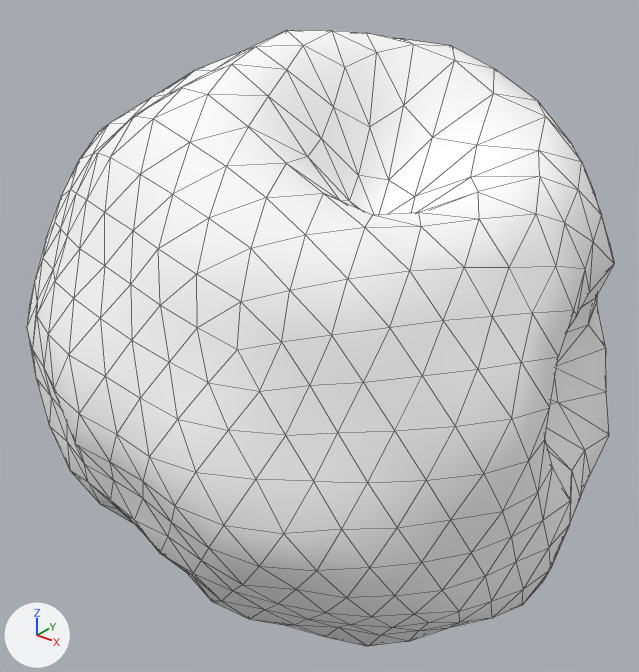
Before and after pictures for a commit that changed the glTF model assets/asteroids/asteroid_med_06.glb.
Camera for both pictures: a 50 mm camera at (1.338, -1.77, 1.16) aimed at (-0.068, -0.012, 0.07). Arrows for +X, +Y and +Z are at lower left; the lights stay in place. The first picture is the older version. Mesh edges are drawn as thin lines. Vertices at exactly the same position are counted once.

Before the edit, the objects in view are built like this:
```python
mat_rock_asteroid_med_06 = principled_material('Rock_asteroid_med_06')
mat_rock_asteroid_med_06.base_color = (1.0, 1.0, 1.0)  # white #ffffff
mat_rock_asteroid_med_06.metallic = 0.0271
mat_rock_asteroid_med_06.roughness = 0.952
me_icosphere = bpy.data.meshes.new('Icosphere')
me_icosphere.from_pydata(...)  # 642 vertices, 1280 faces; spans x -0.87..0.73, y -0.76..0.71, z -0.77..0.88
me_icosphere.materials.append(mat_rock_asteroid_med_06)  # white #ffffff
ob_asteroid_med_06 = bpy.data.objects.new('asteroid_med_06', me_icosphere)
ob_asteroid_med_06.location = (0.0, 0.0, 0.0)
```
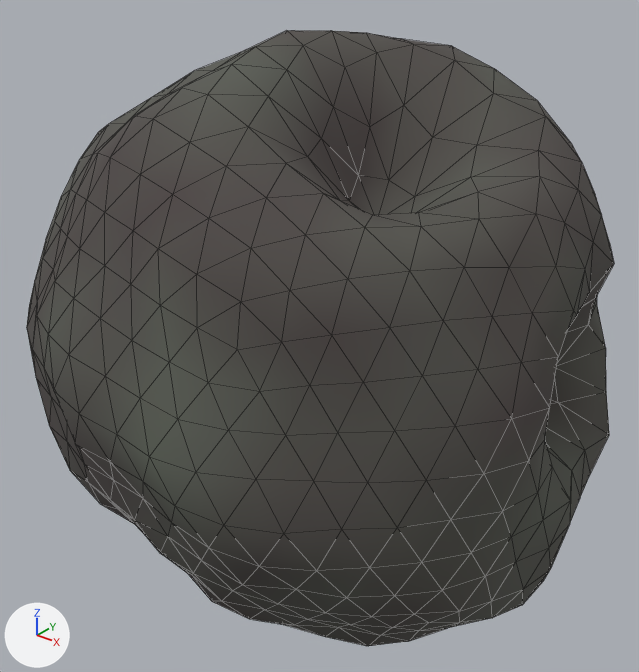
Location of each change, [x1, y1, x2, y2] in pixels of the pictures (639 x 672 px):
'asteroid_med_06', recoloured (darker): [27, 31, 614, 646] in both

The change, as a list of edits to the scene's bpy script:
```text
Change mat_rock_asteroid_med_06:
    where n0 = _N.new('ShaderNodeBsdfPrincipled'); n0.name = 'Principled BSDF'
    remove n0.inputs[0].default_value = (1.0, 1.0, 1.0, 1.0)  # 'Base Color', white #ffffff
    n0.inputs[1].default_value: 0.0271 -> 0.0443  # 'Metallic'
    n0.inputs[2].default_value: 0.952 -> 0.944  # 'Roughness'
    add n2 = _N.new('ShaderNodeVertexColor'); n2.name = 'Color Attribute'
    add _L.new(n2.outputs[0], n0.inputs[0])  # 'Color' to 'Base Color'
Change me_icosphere:
    where me_icosphere.from_pydata(...)  # 642 vertices, 1280 faces; spans x -0.87..0.73, y -0.76..0.71, z -0.77..0.88
    used by ob_asteroid_med_06; location = (0.0, 0.0, 0.0)
    me_icosphere part 1: vertex colours changed
```
